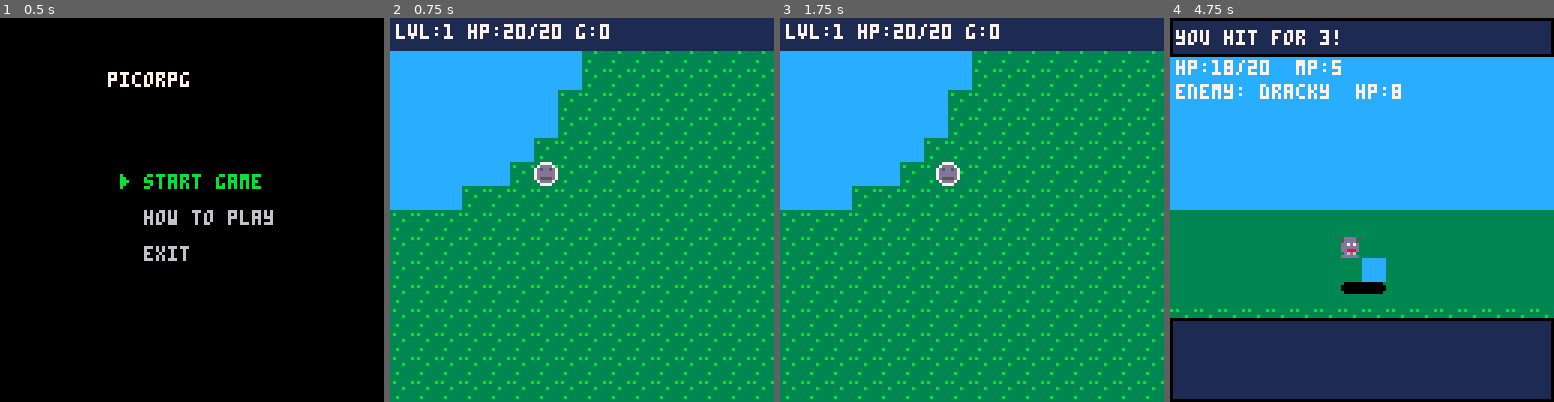
Above: before the commit, frames 1-4 (left to right).
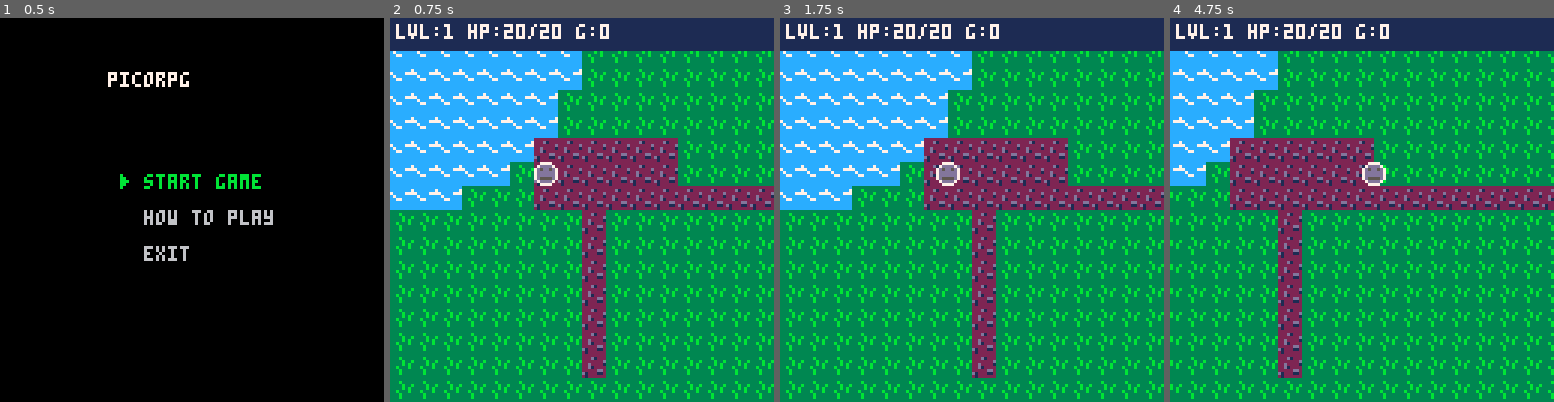
Above: after the commit, the same moments.

Repository: matthurtado/PicoRPG
Game: PICO-8 cartridge assets/base.p8
Two runs of this game, one before a commit and one after it. Both use one fixed random seed, a clock stepped at 60 frames per second and the inputs below.
Inputs:
- Up to frame 1 (0.5 s): tap X (X key) at 0.33 s
- Up to frame 2 (0.75 s): tap O (Z key) at 0.7 s
- Up to frame 3 (1.75 s): tap X (X key) at 1.07 s; hold Right from 1.6 s (still down); tap O (Z key) at 1.7 s
- Up to frame 4 (4.75 s): tap X (X key) at 1.85, 2.97, 4.08 s; release Right at 2.1 s; tap O (Z key) every 0.4 s from 2.1 to 4.5 s; hold Up 2.15-2.42 s; hold Right 2.47-3.03 s; hold Left 3.08-3.58 s; hold Down 3.63-3.97 s; hold Right 4.02-4.68 s; hold Up from 4.73 s (still down)

Frame 1 is identical in both runs. In frame 2, 24% of the frame differs, in the area x 0-100%, y 8-100%; in frame 3, 24%; in frame 4, 66%, in the area x 0-100%, y 0-100%.

Commit message:
safe tiles

Diff:
--- a/assets/base.p8
+++ b/assets/base.p8
@@ -29,14 +29,14 @@
 011888110dd888d00000000000000000000000000000000000000000000000000000000000000000000000000000000000000000000000000000000000000000
 0011811000d6d6000000000000000000000000000000000000000000000000000000000000000000000000000000000000000000000000000000000000000000
 000111000dddddd00000000000000000000000000000000000000000000000000000000000000000000000000000000000000000000000000000000000000000
-3333333300000000cccccccc00000000000000000000000000000000000000000000000000000000000000000000000000000000000000000000000000000000
-3b33333b00000000cccccccc00000000000000000000000000000000000000000000000000000000000000000000000000000000000000000000000000000000
-3333333300000000cccccccc00000000000000000000000000000000000000000000000000000000000000000000000000000000000000000000000000000000
-3333b33300000000cccccccc00000000000000000000000000000000000000000000000000000000000000000000000000000000000000000000000000000000
-3333333300000000cccccccc00000000000000000000000000000000000000000000000000000000000000000000000000000000000000000000000000000000
-3333333300000000cccccccc00000000000000000000000000000000000000000000000000000000000000000000000000000000000000000000000000000000
-33b3333300000000cccccccc00000000000000000000000000000000000000000000000000000000000000000000000000000000000000000000000000000000
-3333333300000000cccccccc00000000000000000000000000000000000000000000000000000000000000000000000000000000000000000000000000000000
+3333333300000000cccccccc22222222000000000000000000000000000000000000000000000000000000000000000000000000000000000000000000000000
+333b333300000000ccccccc7222d1222000000000000000000000000000000000000000000000000000000000000000000000000000000000000000000000000
+3333b33b000000007cccc7772222222d000000000000000000000000000000000000000000000000000000000000000000000000000000000000000000000000
+3333b3b300000000c7cccccc22d22221000000000000000000000000000000000000000000000000000000000000000000000000000000000000000000000000
+33b333b300000000cc77cccc22d12222000000000000000000000000000000000000000000000000000000000000000000000000000000000000000000000000
+333b333300000000cccccccc22222dd2000000000000000000000000000000000000000000000000000000000000000000000000000000000000000000000000
+333b333300000000ccccccccd1222112000000000000000000000000000000000000000000000000000000000000000000000000000000000000000000000000
+3333333300000000cccccccc21222222000000000000000000000000000000000000000000000000000000000000000000000000000000000000000000000000
 00000000000000000000000000000000000000000000000000000000000000000000000000000000000000000000000000000000000000000000000000000000
 00000000000000000000000000000000000000000000000000000000000000000000000000000000000000000000000000000000000000000000000000000000
 00000000000000000000000000000000000000000000000000000000000000000000000000000000000000000000000000000000000000000000000000000000
@@ -145,14 +145,21 @@
 0000000000000000000000000000000000000000000000000000000000000000020001000000000000000000000000000000000000000000000000000000000000000000000000000000000000000000000000000000000000000000000000000000000000000000000000000000000000000000000000000000000000000000
 0000000000000000000000000000000000000000000000000000000000000000000000000000000000000000000000000000000000000000000000000000000000000000000000000000000000000000000000000000000000000000000000000000000000000000000000000000000000000000000000000000000000000000
 __map__
-2222222222222222202020202020202020202020202020202020202020202020202020202020202020202020202020202020202020202020202020202020202020202020202020202020202020202020202020202020202020202020202020202020202020202020202020202020202020202020202020202020202020202020
-2222222222222222202020202020202020202020202020202020202020202020202020202020202020202020202020202020202020202020202020202020202020202020202020202020202020202020202020202020202020202020202020202020202020202020202020202020202020202020202020202020202020202020
-2222222222222222202020202020202020202020202020202020202020202020202020202020202020202020202020202020202020202020202020202020202020202020202020202020202020202020202020202020202020202020202020202020202020202020202020202020202020202020202020202020202020202020
-2222222222222220202020202020202020202020202020202020202020202020202020202020202020202020202020202020202020202020202020202020202020202020202020202020202020202020202020202020202020202020202020202020202020202020202020202020202020202020202020202020202020202020
-2222222222222220202020202020202020202020202020202020202020202020202020202020202020202020202020202020202020202020202020202020202020202020202020202020202020202020202020202020202020202020202020202020202020202020202020202020202020202020202020202020202020202020
-2222222222222020202020202020202020202020202020202020202020202020202020202020202020202020202020202020202020202020202020202020202020202020202020202020202020202020202020202020202020202020202020202020202020202020202020202020202020202020202020202020202020202020
-2222222222202020202020202020202020202020202020202020202020202020202020202020202020202020202020202020202020202020202020202020202020202020202020202020202020202020202020202020202020202020202020202020202020202020202020202020202020202020202020202020202020202020
-2222222020202020202020202020202020202020202020202020202020202020202020202020202020202020202020202020202020202020202020202020202020202020202020202020202020202020202020202020202020202020202020202020202020202020202020202020202020202020202020202020202020202020
+2222222222222222202020202020202020202020232020202020202020202020202020202020202020202020202020202020202020202020202020202020202020202020202020202020202020202020202020202020202020202020202020202020202020202020202020202020202020202020202020202020202020202020
+2222222222222222202020202020202020202020232020202020202020202020202020202020202020202020202020202020202020202020202020202020202020202020202020202020202020202020202020202020202020202020202020202020202020202020202020202020202020202020202020202020202020202020
+2222222222222222202020202020202020202020232020202020202020202020202020202020202020202020202020202020202020202020202020202020202020202020202020202020202020202020202020202020202020202020202020202020202020202020202020202020202020202020202020202020202020202020
+2222222222222220202020202020202020202020232020202020202020202020202020202020202020202020202020202020202020202020202020202020202020202020202020202020202020202020202020202020202020202020202020202020202020202020202020202020202020202020202020202020202020202020
+2222222222222220202020202020202020202020232020202020202020202020202020202020202020202020202020202020202020202020202020202020202020202020202020202020202020202020202020202020202020202020202020202020202020202020202020202020202020202020202020202020202020202020
+2222222222222323232323232020202020202020232020202020202020202020202020202020202020202020202020202020202020202020202020202020202020202020202020202020202020202020202020202020202020202020202020202020202020202020202020202020202020202020202020202020202020202020
+2222222222202323232323232020202020202020232020202020202020202020202020202020202020202020202020202020202020202020202020202020202020202020202020202020202020202020202020202020202020202020202020202020202020202020202020202020202020202020202020202020202020202020
+2222222020202323232323232323232323232323232020202020202020202020202020202020202020202020202020202020202020202020202020202020202020202020202020202020202020202020202020202020202020202020202020202020202020202020202020202020202020202020202020202020202020202020
+2020202020202020232020202020202020202020202020202020202020202020202020202020202020202020202020202020202020202020202020202020202020202020202020202020202020202020202020202020202020202020202020202020202020202020202020202020202020202020202020202020202020202020
+2020202020202020232020202020202020202020202020202020202020202020202020202020202020202020202020202020202020202020202020202020202020202020202020202020202020202020202020202020202020202020202020202020202020202020202020202020202020202020202020202020202020202020
+2020202020202020232020202020202020202020202020202020202020202020202020202020202020202020202020202020202020202020202020202020202020202020202020202020202020202020202020202020202020202020202020202020202020202020202020202020202020202020202020202020202020202020
+2020202020202020232020202020202020202020202020202020202020202020202020202020202020202020202020202020202020202020202020202020202020202020202020202020202020202020202020202020202020202020202020202020202020202020202020202020202020202020202020202020202020202020
+2020202020202020232020202020202020202020202020202020202020202020202020202020202020202020202020202020202020202020202020202020202020202020202020202020202020202020202020202020202020202020202020202020202020202020202020202020202020202020202020202020202020202020
+2020202020202020232020202020202020202020202020202020202020202020202020202020202020202020202020202020202020202020202020202020202020202020202020202020202020202020202020202020202020202020202020202020202020202020202020202020202020202020202020202020202020202020
+2020202020202020232020202020202020202020202020202020202020202020202020202020202020202020202020202020202020202020202020202020202020202020202020202020202020202020202020202020202020202020202020202020202020202020202020202020202020202020202020202020202020202020
 2020202020202020202020202020202020202020202020202020202020202020202020202020202020202020202020202020202020202020202020202020202020202020202020202020202020202020202020202020202020202020202020202020202020202020202020202020202020202020202020202020202020202020
 2020202020202020202020202020202020202020202020202020202020202020202020202020202020202020202020202020202020202020202020202020202020202020202020202020202020202020202020202020202020202020202020202020202020202020202020202020202020202020202020202020202020202020
 2020202020202020202020202020202020202020202020202020202020202020202020202020202020202020202020202020202020202020202020202020202020202020202020202020202020202020202020202020202020202020202020202020202020202020202020202020202020202020202020202020202020202020
@@ -170,10 +177,3 @@
 2020202020202020202020202020202020202020202020202020202020202020202020202020202020202020202020202020202020202020202020202020202020202020202020202020202020202020202020202020202020202020202020202020202020202020202020202020202020202020202020202020202020202020
 2020202020202020202020202020202020202020202020202020202020202020202020202020202020202020202020202020202020202020202020202020202020202020202020202020202020202020202020202020202020202020202020202020202020202020202020202020202020202020202020202020202020202020
 2020202020202020202020202020202020202020202020202020202020202020202020202020202020202020202020202020202020202020202020202020202020202020202020202020202020202020202020202020202020202020202020202020202020202020202020202020202020202020202020202020202020202020
-2020202020202020202020202020202020202020202020202020202020202020202020202020202020202020202020202020202020202020202020202020202020202020202020202020202020202020202020202020202020202020202020202020202020202020202020202020202020202020202020202020202020202020
-2020202020202020202020202020202020202020202020202020202020202020202020202020202020202020202020202020202020202020202020202020202020202020202020202020202020202020202020202020202020202020202020202020202020202020202020202020202020202020202020202020202020202020
-2020202020202020202020202020202020202020202020202020202020202020202020202020202020202020202020202020202020202020202020202020202020202020202020202020202020202020202020202020202020202020202020202020202020202020202020202020202020202020202020202020202020202020
-2020202020202020202020202020202020202020202020202020202020202020202020202020202020202020202020202020202020202020202020202020202020202020202020202020202020202020202020202020202020202020202020202020202020202020202020202020202020202020202020202020202020202020
-2020202020202020202020202020202020202020202020202020202020202020202020202020202020202020202020202020202020202020202020202020202020202020202020202020202020202020202020202020202020202020202020202020202020202020202020202020202020202020202020202020202020202020
-2020202020202020202020202020202020202020202020202020202020202020202020202020202020202020202020202020202020202020202020202020202020202020202020202020202020202020202020202020202020202020202020202020202020202020202020202020202020202020202020202020202020202020
-2020202020202020202020202020202020202020202020202020202020202020202020202020202020202020202020202020202020202020202020202020202020202020202020202020202020202020202020202020202020202020202020202020202020202020202020202020202020202020202020202020202020202020
--- a/src/systems/overworld.lua
+++ b/src/systems/overworld.lua
@@ -17,6 +17,12 @@
   return fget(mget(tx,ty),0) -- Flag 0 = solid
 end
 
+local function is_safe(px, py)
+  local tx, ty = flr(px/8), flr(py/8)
+  local tile = mget(tx, ty)
+  return not fget(tile, 1) -- Flag 1 = not safe
+end
+
 local function random_enemy()
   -- clone the enemy so battle can mutate it
   local list=STATE.enemies
@@ -31,7 +37,6 @@
 end
 
 local function try_encounter()
-
   if STATE.enc_cool>0 then return end
   local h=STATE.hero
   local tx,ty=flr(h.x/8), flr(h.y/8)
@@ -77,7 +82,10 @@
     if h.x==h.tx and h.y==h.ty then
       h.moving=false
       STATE.steps += 1
-      try_encounter()
+      -- only roll encounters on tiles marked "not safe" (flag 1 set)
+      if not is_safe(h.x, h.y) then
+        try_encounter()
+      end
     end
   end
 
